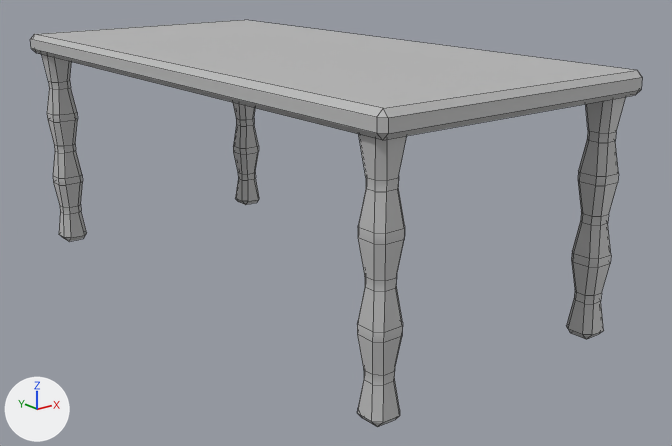
The FBX model Assets/Art/Models/Scenes/Furniture/table.fbx: old version first, new version second.
Before and after are seen from a camera (50 mm lens) standing at (-1.41, -1.948, 0.975) and looking at (0.064, -0.106, 0.238). The lights are fixed; the arrows at lower left show +X, +Y and +Z. Mesh edges are drawn as thin lines. Where no turn or scale is listed for an object, it has been applied to the vertices.

Objects in the first picture: 'table'.
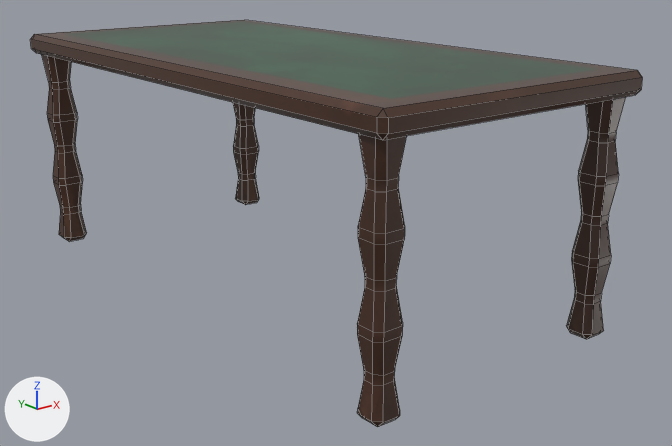
The newer file is also rescaled (x0.995), turned or shifted as a whole; pictures and numbers use the older file's frame.

Pixel boxes [x1, y1, x2, y2] of what changed, in the pictures (672 x 446 px):
'table', recoloured: [30, 20, 642, 427] in both

What changed in the scene script:
```text
Add img_table_jpg:
    img_table_jpg = load_image('table.jpg', '../../Textures/Furniture Tex/table.jpg', 2048, 2048, 'sRGB')
Add mat_blinn8:
    mat_blinn8 = principled_material('blinn8')
    mat_blinn8.texture = img_table_jpg
    mat_blinn8.roughness = 0.334
Change me_mesh:
    where me_mesh.from_pydata(...)  # 424 vertices, 414 faces; spans x -0.38..0.38, y -0.78..0.78, z 0.22..0.85
    remove me_mesh.materials.append(mat_lambert2)  # grey #bcbcbc
    add me_mesh.materials.append(mat_blinn8)  # picture img_table_jpg
```
